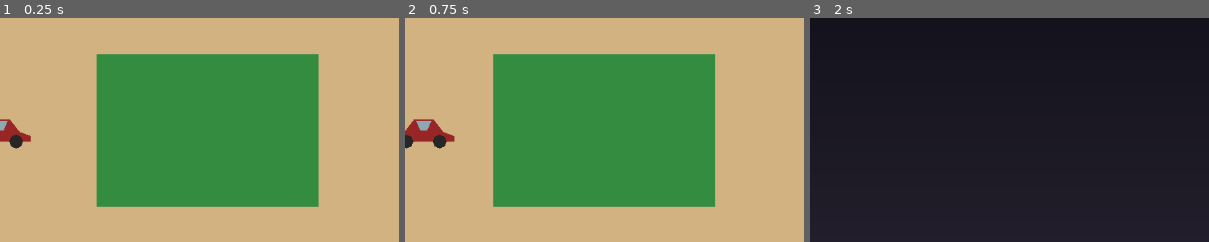
Above: before the commit, frames 1-3 (left to right).
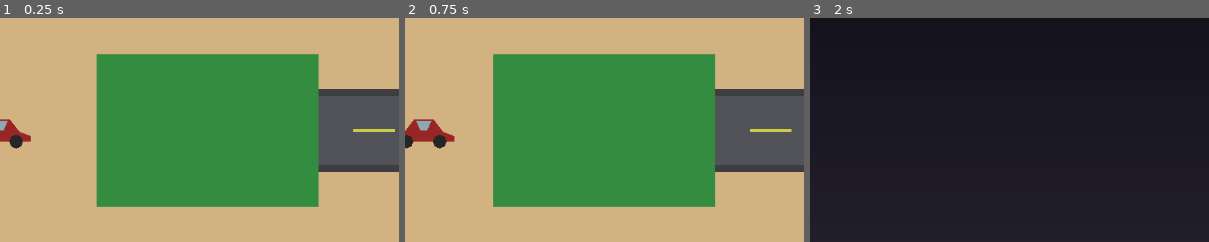
Above: after the commit, the same moments.

Repository: davidkovacwebdev/junkyard-drag-racing
Game: Godot game, scene res://scenes/world/main.tscn
Two runs of this game, one before a commit and one after it. Both use one fixed random seed, a clock stepped at 60 frames per second and the inputs below.
Inputs (mouse positions are % of the whole screen's width and height, from its top left):
- Up to frame 1 (0.25 s): no input
- Up to frame 2 (0.75 s): tap Enter at 0.5 s; move the mouse to (72, 45) at 0.52 s; hold D from 0.53 s (still down); click (72, 45) at 0.67 s
- Up to frame 3 (2 s): tap Space at 0.77 s; release D at 1.25 s; click "<" at 1.25 s
The pictures show only the part of the screen within x 50-100%, y 25-75%; the shares and areas given below are measured in that part.

The runs differ from the first frame. In frame 1, 7.5% of the frame differs, in the area x 79-100%, y 31-69%; in frame 2, 8.3%, in the area x 77-100%, y 31-69%; in frame 3, nothing differs.

Commit message:
road and drag strip

Diff:
--- a/scenes/race/race_random_test.tscn
+++ b/scenes/race/race_random_test.tscn
@@ -17,6 +17,7 @@
 finish_x = 5400.0
 max_duration = 90.0
 camera_path = NodePath("../MainCamera")
+exit_scene_path = "res://scenes/world/main.tscn"
 
 [node name="MainCamera" type="Camera2D" parent="."]
 position = Vector2(400, 575)
--- /dev/null
+++ b/scenes/world/drag_strip.tscn
@@ -0,0 +1,28 @@
+[gd_scene load_steps=4 format=3]
+
+[ext_resource type="Script" path="res://scripts/world/drag_strip.gd" id="1"]
+[ext_resource type="PackedScene" path="res://scenes/world/registration_booth.tscn" id="2"]
+[ext_resource type="PackedScene" path="res://scenes/race/race_random_test.tscn" id="3"]
+
+[node name="DragStrip" type="Node2D"]
+
+[node name="Visual" type="Node2D" parent="."]
+script = ExtResource("1")
+
+[node name="Entrance" parent="." instance=ExtResource("2")]
+position = Vector2(-1150, -270)
+display_name = "Drag Strip"
+interior_scene = ExtResource("3")
+
+[node name="Sign" type="Label" parent="."]
+offset_left = -1420.0
+offset_top = -530.0
+offset_right = -880.0
+offset_bottom = -475.0
+theme_override_colors/font_color = Color(1, 1, 1, 1)
+theme_override_colors/font_outline_color = Color(0, 0, 0, 1)
+theme_override_constants/outline_size = 6
+theme_override_font_sizes/font_size = 34
+text = "DRAG STRIP"
+horizontal_alignment = 1
+vertical_alignment = 1
--- a/scenes/world/main.tscn
+++ b/scenes/world/main.tscn
@@ -1,8 +1,10 @@
-[gd_scene load_steps=4 format=3]
+[gd_scene load_steps=6 format=3]
 
 [ext_resource type="PackedScene" path="res://scenes/world/player_car.tscn" id="1"]
 [ext_resource type="PackedScene" path="res://scenes/world/obstacle.tscn" id="2"]
 [ext_resource type="PackedScene" path="res://scenes/garage/garage.tscn" id="3"]
+[ext_resource type="Script" path="res://scripts/world/road.gd" id="4"]
+[ext_resource type="PackedScene" path="res://scenes/world/drag_strip.tscn" id="5"]
 
 [node name="Main" type="Node2D"]
 
@@ -13,6 +15,15 @@
 offset_bottom = 10000.0
 color = Color(0.82, 0.7, 0.5, 1)
 
+[node name="Road" type="Node2D" parent="."]
+position = Vector2(1130, 0)
+script = ExtResource("4")
+length = 1340.0
+width = 100.0
+
+[node name="DragStrip" parent="." instance=ExtResource("5")]
+position = Vector2(3200, 0)
+
 [node name="PlayerCar" parent="." instance=ExtResource("1")]
 
 [node name="House" parent="." instance=ExtResource("2")]
--- a/scenes/world/obstacle.tscn
+++ b/scenes/world/obstacle.tscn
@@ -3,6 +3,7 @@
 [ext_resource type="Script" path="res://scripts/world/obstacle.gd" id="1"]
 
 [sub_resource type="RectangleShape2D" id="RectangleShape2D_1"]
+resource_local_to_scene = true
 size = Vector2(200, 200)
 
 [node name="Obstacle" type="StaticBody2D"]
--- /dev/null
+++ b/scenes/world/registration_booth.tscn
@@ -0,0 +1,27 @@
+[gd_scene format=3 uid="uid://b0aid0btqddo0"]
+
+[ext_resource type="Script" uid="uid://gt4eirw7ijwd" path="res://scripts/world/registration_booth.gd" id="1"]
+
+[sub_resource type="RectangleShape2D" id="RectangleShape2D_booth"]
+resource_local_to_scene = true
+size = Vector2(180, 140)
+
+[node name="RegistrationBooth" type="StaticBody2D" unique_id=2003303893]
+script = ExtResource("1")
+size = Vector2(180, 140)
+
+[node name="CollisionShape2D" type="CollisionShape2D" parent="." unique_id=143336513]
+shape = SubResource("RectangleShape2D_booth")
+
+[node name="SignLabel" type="Label" parent="." unique_id=1055351566]
+offset_left = -90.0
+offset_top = -32.0
+offset_right = 90.0
+offset_bottom = -10.0
+theme_override_colors/font_color = Color(1, 0.98, 0.9, 1)
+theme_override_colors/font_outline_color = Color(0.26, 0.06, 0.04, 1)
+theme_override_constants/outline_size = 4
+theme_override_font_sizes/font_size = 16
+text = "REGISTRATION"
+horizontal_alignment = 1
+vertical_alignment = 1
--- a/scripts/race/race_controller.gd
+++ b/scripts/race/race_controller.gd
@@ -18,6 +18,11 @@
 ## Y the camera locks to (at x = finish_x) once the first car crosses —
 ## should sit roughly centered across the lanes.
 @export var camera_focus_y: float = 575.0
+## If set, the game changes back to this scene once the race ends — used by
+## the world map's drag strip so finishing a race drops you back onto the
+## map instead of leaving you stranded on the track. Empty means "stay put"
+## (standalone test scenes). Headless runs always just quit instead.
+@export_file("*.tscn") var exit_scene_path: String = ""
 
 var camera: CameraFollow
 var _entries: Array[Dictionary] = []
@@ -109,3 +114,5 @@
 func _maybe_quit() -> void:
 	if DisplayServer.get_name() == "headless":
 		get_tree().quit()
+	elif not exit_scene_path.is_empty():
+		get_tree().change_scene_to_file(exit_scene_path)
--- /dev/null
+++ b/scripts/world/drag_strip.gd
@@ -0,0 +1,61 @@
+class_name DragStrip
+extends Node2D
+## Decorative overhead view of the drag strip on the world map: a long
+## asphalt strip with a two-lane divider, a start line and a checkered
+## finish line, plus grandstands by the finish. The point is that the
+## place is recognisable as a drag strip from the map alone, before the
+## player drives up to the entrance booth.
+
+@export var length: float = 2800.0
+@export var width: float = 360.0
+## Local x of the staging/start line and the checkered finish line.
+@export var start_x: float = -1150.0
+@export var finish_x: float = 1200.0
+@export var asphalt_color: Color = Color(0.3, 0.3, 0.32, 1)
+@export var shoulder_color: Color = Color(0.22, 0.22, 0.24, 1)
+@export var edge_color: Color = Color(1, 1, 1, 0.85)
+@export var divider_color: Color = Color(1, 1, 0.2, 0.65)
+@export var burnout_color: Color = Color(0.18, 0.18, 0.2, 1)
+@export var stand_color: Color = Color(0.45, 0.4, 0.35, 1)
+## Number of checker rows across the strip's width (columns is always 2).
+@export var checker_rows: int = 16
+
+func _draw() -> void:
+	var half_len := length / 2.0
+	var half_w := width / 2.0
+
+	# Grandstands flanking the finish straight.
+	draw_rect(Rect2(finish_x - 620.0, -half_w - 130.0, 1000.0, 90.0), stand_color)
+	draw_rect(Rect2(finish_x - 620.0, half_w + 40.0, 1000.0, 90.0), stand_color)
+
+	# Shoulders then asphalt.
+	draw_rect(Rect2(-half_len - 18.0, -half_w - 18.0, length + 36.0, width + 36.0), shoulder_color)
+	draw_rect(Rect2(-half_len, -half_w, length, width), asphalt_color)
+
+	# Edge lines down both sidewalls.
+	draw_line(Vector2(-half_len, -half_w + 4.0), Vector2(half_len, -half_w + 4.0), edge_color, 4.0)
+	draw_line(Vector2(-half_len, half_w - 4.0), Vector2(half_len, half_w - 4.0), edge_color, 4.0)
+
+	# Dashed center divider between the two lanes.
+	var x := -half_len + 40.0
+	while x < half_len:
+		var seg := minf(70.0, half_len - x)
+		draw_line(Vector2(x, 0), Vector2(x + seg, 0), divider_color, 5.0)
+		x += 120.0
+
+	# Darker burnout box just before the start line.
+	draw_rect(Rect2(start_x - 260.0, -half_w, 260.0, width), burnout_color)
+
+	# Start line.
+	draw_rect(Rect2(start_x - 6.0, -half_w, 12.0, width), Color(1, 1, 1, 0.95))
+
+	# Checkered finish line, centred on finish_x.
+	var rows := maxi(checker_rows, 1)
+	var cell := width / float(rows)
+	var cols := 2
+	var band_left := finish_x - (cols * cell) / 2.0
+	for r in rows:
+		for c in cols:
+			var white := (r + c) % 2 == 0
+			var color := Color(1, 1, 1, 1) if white else Color(0.05, 0.05, 0.05, 1)
+			draw_rect(Rect2(band_left + c * cell, -half_w + r * cell, cell, cell), color)
--- a/scripts/world/obstacle.gd
+++ b/scripts/world/obstacle.gd
@@ -15,9 +15,13 @@
 @export var interior_scene: PackedScene
 
 func _ready() -> void:
-	var visual: ColorRect = $ColorRect
-	visual.color = rect_color
-	visual.size = size
-	visual.position = -size / 2.0
+	# `ColorRect` is optional: a subclass scene may draw its own art in
+	# _draw() instead (see RegistrationBooth), in which case there's no
+	# placeholder rect to size — only the collision shape still needs it.
+	var visual: ColorRect = get_node_or_null("ColorRect")
+	if visual != null:
+		visual.color = rect_color
+		visual.size = size
+		visual.position = -size / 2.0
 	var shape: RectangleShape2D = $CollisionShape2D.shape
 	shape.size = size
--- /dev/null
+++ b/scripts/world/registration_booth.gd
@@ -0,0 +1,120 @@
+class_name RegistrationBooth
+extends Obstacle
+## The drag strip's sign-up booth on the world map: a small building with a
+## checkered awning, a "REGISTRATION" sign, and a racing flag on a pole
+## leaning diagonally up.
+##
+## Extends Obstacle so it keeps the duck-typed `display_name` / `interior_scene`
+## interaction the PlayerCar looks for — but this scene ships no `ColorRect`,
+## it draws itself in _draw() instead. Obstacle._ready() tolerates the missing
+## rect and still sizes the collision shape from `size`.
+
+@export var wall_color: Color = Color(0.74, 0.24, 0.2, 1)
+@export var roof_color: Color = Color(0.27, 0.27, 0.31, 1)
+@export var trim_color: Color = Color(0.96, 0.93, 0.85, 1)
+@export var window_color: Color = Color(0.62, 0.79, 0.86, 1)
+@export var door_color: Color = Color(0.33, 0.22, 0.16, 1)
+
+const ROOF_H := 24.0
+const ROOF_OVERHANG := 10.0
+const SKIRT_H := 10.0
+const AWNING_H := 14.0
+const AWNING_CELLS := 12
+const WINDOW_H := 32.0
+const WINDOW_Y := -8.0
+const DOOR_W := 50.0
+const DOOR_H := 44.0
+
+const FLAG_POLE_LENGTH := 150.0
+## How far down the pole from the tip the cloth's top edge sits.
+const FLAG_DROP := 8.0
+const FLAG_CELL := 15.0
+## Cells measured along the pole (the short side, attached to the pole).
+const FLAG_ALONG := 3
+## Cells measured outward from the pole (the long side, flying free).
+const FLAG_OUT := 4
+
+const POLE_COLOR := Color(0.72, 0.72, 0.75, 1)
+const CHECKER_LIGHT := Color(1, 1, 1, 1)
+const CHECKER_DARK := Color(0.08, 0.08, 0.09, 1)
+
+func _draw() -> void:
+	var half := size / 2.0
+	_draw_walls(half)
+	_draw_windows_and_door(half)
+	_draw_awning(half)
+	_draw_roof(half)
+	_draw_flag(half)
+
+func _draw_walls(half: Vector2) -> void:
+	draw_rect(Rect2(-half, size), wall_color)
+	# Darker skirting band so the building reads as resting on the ground.
+	draw_rect(Rect2(-half.x, half.y - SKIRT_H, size.x, SKIRT_H), wall_color.darkened(0.28))
+
+## Two windows across the front with the door centred underneath them.
+func _draw_windows_and_door(half: Vector2) -> void:
+	var side_margin := 12.0
+	var gap := 12.0
+	var window_w := (size.x - side_margin * 2.0 - gap) / 2.0
+	_draw_window(Rect2(-half.x + side_margin, WINDOW_Y, window_w, WINDOW_H))
+	_draw_window(Rect2(half.x - side_margin - window_w, WINDOW_Y, window_w, WINDOW_H))
+
+	var door := Rect2(-DOOR_W / 2.0, half.y - DOOR_H, DOOR_W, DOOR_H)
+	draw_rect(door.grow(3.0), trim_color)
+	draw_rect(door, door_color)
+	draw_circle(Vector2(door.end.x - 9.0, door.position.y + DOOR_H * 0.5), 3.0, trim_color)
+	# Entry step spilling toward the track.
+	draw_rect(Rect2(-DOOR_W / 2.0 - 12.0, half.y, DOOR_W + 24.0, 8.0), trim_color.darkened(0.4))
+
+func _draw_window(rect: Rect2) -> void:
+	draw_rect(rect.grow(3.0), trim_color)
+	draw_rect(rect, window_color)
+	var center := rect.get_center()
+	draw_line(Vector2(center.x, rect.position.y), Vector2(center.x, rect.end.y), trim_color, 3.0)
+	draw_line(Vector2(rect.position.x, center.y), Vector2(rect.end.x, center.y), trim_color, 3.0)
+
+## Checkered race-flag band tucked under the roof.
+func _draw_awning(half: Vector2) -> void:
+	var top := -half.y + ROOF_H
+	var cell_w := size.x / float(AWNING_CELLS)
+	for i in AWNING_CELLS:
+		var color: Color = CHECKER_LIGHT if i % 2 == 0 else CHECKER_DARK
+		draw_rect(Rect2(-half.x + i * cell_w, top, cell_w, AWNING_H), color)
+
+func _draw_roof(half: Vector2) -> void:
+	var width := size.x + ROOF_OVERHANG * 2.0
+	draw_rect(Rect2(-half.x - ROOF_OVERHANG, -half.y, width, ROOF_H), roof_color)
+	# Cream fascia along the roof's leading edge.
+	draw_rect(Rect2(-half.x - ROOF_OVERHANG, -half.y + ROOF_H - 4.0, width, 4.0), trim_color)
+
+## Pole leaning up-and-right off the roof's left corner, with a checkered
+## cloth flying off its upper end. Everything is drawn inside a rotated
+## transform whose +x axis runs along the pole, so the cloth leans with the
+## pole instead of standing upright; the pole tip stays visible past it.
+## Pole leaning up-and-right off the roof's left corner, with a checkered
+## cloth flying off it. Everything is drawn inside a rotated transform whose
+## +x axis runs along the pole and +y points away from it, so the cloth's
+## long side extends outward from the pole and its short side is hoisted
+## along the pole.
+func _draw_flag(half: Vector2) -> void:
+	var pole_base := Vector2(-half.x + 12.0, -half.y)
+	# -45°: local +x runs up-and-right along the pole, local +y is the
+	# perpendicular the cloth flies out along.
+	var lean := -PI / 4.0
+
+	draw_set_transform(pole_base, lean, Vector2.ONE)
+
+	draw_line(Vector2.ZERO, Vector2(FLAG_POLE_LENGTH, 0.0), POLE_COLOR, 5.0)
+	draw_circle(Vector2(FLAG_POLE_LENGTH, 0.0), 6.0, trim_color)
+
+	# Cloth's hoist edge starts FLAG_DROP down the pole from the tip.
+	var hoist := FLAG_POLE_LENGTH - FLAG_DROP - FLAG_ALONG * FLAG_CELL
+	for along in FLAG_ALONG:
+		for out in FLAG_OUT:
+			var color: Color = CHECKER_LIGHT if (along + out) % 2 == 0 else CHECKER_DARK
+			draw_rect(Rect2(hoist + along * FLAG_CELL, out * FLAG_CELL, FLAG_CELL, FLAG_CELL), color)
+	var cloth := Rect2(hoist, 0.0, FLAG_ALONG * FLAG_CELL, FLAG_OUT * FLAG_CELL)
+	draw_rect(cloth, CHECKER_DARK, false, 2.0)
+
+	# Restore the transform so nothing after this gets rotated by accident.
+	draw_set_transform(Vector2.ZERO, 0.0, Vector2.ONE)
--- /dev/null
+++ b/scripts/world/road.gd
@@ -0,0 +1,26 @@
+class_name Road
+extends Node2D
+## Decorative road on the world map: asphalt with shoulders and a dashed
+## center line, drawn as a flat overhead strip. Purely cosmetic — there's
+## no collision, the player just drives over it on the way between places.
+
+@export var length: float = 1340.0
+@export var width: float = 100.0
+@export var asphalt_color: Color = Color(0.32, 0.32, 0.35, 1)
+@export var shoulder_color: Color = Color(0.24, 0.24, 0.26, 1)
+@export var line_color: Color = Color(1, 1, 0.25, 0.7)
+@export var dash_length: float = 60.0
+@export var dash_gap: float = 50.0
+
+func _draw() -> void:
+	var half_len := length / 2.0
+	var half_w := width / 2.0
+	# Shoulders then asphalt, so the road reads as raised off the sand.
+	draw_rect(Rect2(-half_len - 10.0, -half_w - 10.0, length + 20.0, width + 20.0), shoulder_color)
+	draw_rect(Rect2(-half_len, -half_w, length, width), asphalt_color)
+	# Dashed center line.
+	var x := -half_len + dash_gap
+	while x < half_len:
+		var seg := minf(dash_length, half_len - x)
+		draw_line(Vector2(x, 0), Vector2(x + seg, 0), line_color, 4.0)
+		x += dash_length + dash_gap
Not shown, added: scripts/world/drag_strip.gd.uid
Not shown, added: scripts/world/registration_booth.gd.uid
Not shown, added: scripts/world/road.gd.uid
